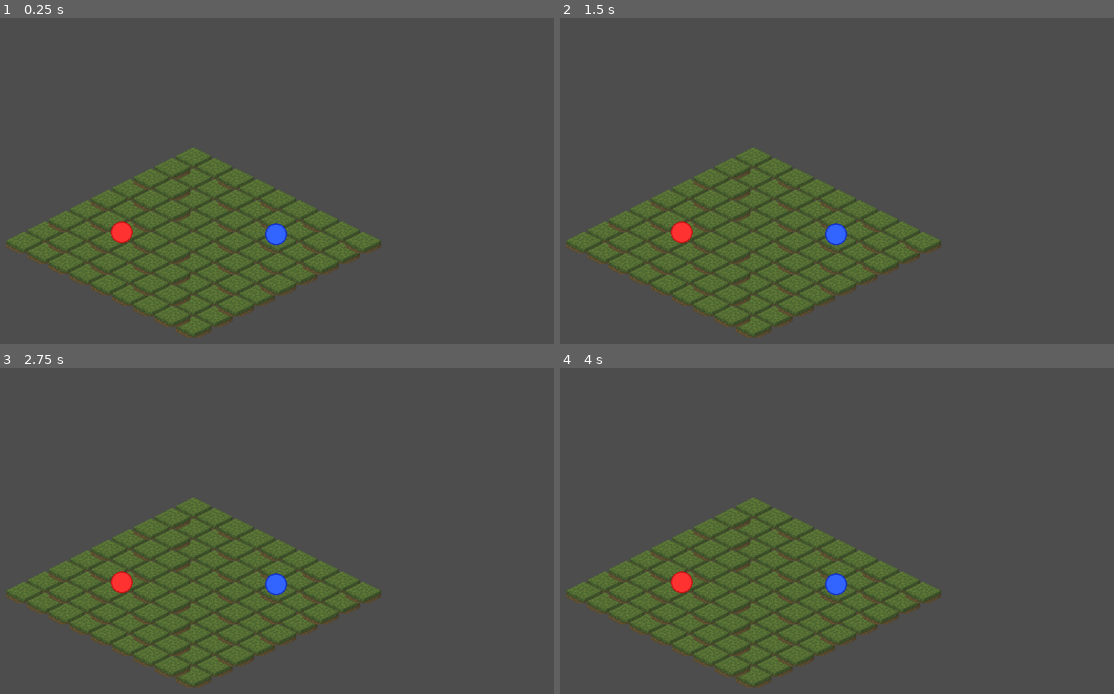
Above: before the commit, frames 1-4 (two rows, left to right).
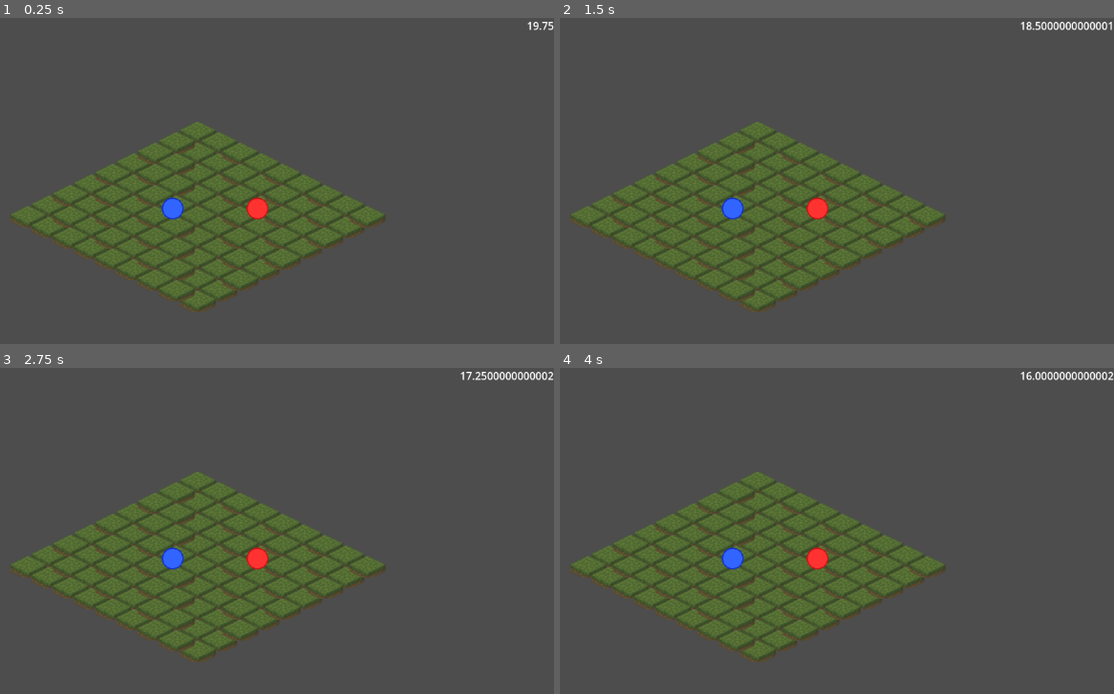
Above: after the commit, the same moments.

Repository: s0ulDirect0r/the-flames-of-creation
Game: Godot game, scene res://battle_grid_(node_2d).tscn
Same seed, same stepped clock (60 frames per second), same inputs: the game is played once before the commit and once after it.
Inputs (mouse positions are in pixels of both pictures, inside the frame that each line leads up to):
- Up to frame 1 (0.25 s): no input
- Up to frame 2 (1.5 s): move the mouse to (897, 210) at 0.52 s; click (897, 210) at 0.67 s; move the mouse to (582, 252) at 1.27 s; click (582, 252) at 1.42 s
- Up to frame 3 (2.75 s): move the mouse to (249, 488) at 2.02 s; click (249, 488) at 2.17 s
- Up to frame 4 (4 s): move the mouse to (692, 667) at 2.77 s; click (692, 667) at 2.92 s; move the mouse to (958, 645) at 3.52 s; click (958, 645) at 3.67 s

The runs differ from the first frame. In frame 1, 16% of the frame differs, in the area x 1-100%, y 1-98%; in frame 2, 16%; in frame 3, 16%; in frame 4, 16%.

Commit message:
added a timer that sets it to enemy turn if it runs out

Diff:
--- a/the-flames-of-creation/battle_grid.gd
+++ b/the-flames-of-creation/battle_grid.gd
@@ -3,23 +3,36 @@
 @onready var terrain_layer = $"TerrainLayer (TileMapLayer)"
 @onready var player = $Player
 @onready var enemy = $Enemy
+@onready var timer_label = $CanvasLayer/Label
 var player_grid_pos = Vector2i(0, 0)
 var enemy_grid_pos = Vector2i(2, 2)
 var current_turn = "player"
 var player_attacked = false
 var player_moved = false
 var enemy_hp = 2
-
+var turn_timer = 20.0
+const max_turn_time = 20.0
 
 # Called when the node enters the scene tree for the first time.
 func _ready() -> void:
 	print("player position: ", player.position)
 	player_grid_pos = terrain_layer.local_to_map(player.position)
+	player.position = terrain_layer.map_to_local(player_grid_pos)
 	print("player_grid_pos: ", player_grid_pos)
 	enemy_grid_pos = terrain_layer.local_to_map(enemy.position)
+	enemy.position = terrain_layer.map_to_local(enemy_grid_pos)
 
 # Called every frame. 'delta' is the elapsed time since the previous frame.
 func _process(delta: float) -> void:
+	if (current_turn == "player"):
+		turn_timer -= delta
+		timer_label.text = str(turn_timer)
+		if turn_timer <= 0:
+			current_turn = "enemy"
+			player_attacked = false
+			player_moved = false
+			turn_timer = max_turn_time
+			enemy_turn()
 	pass
 
 func _unhandled_input(event: InputEvent) -> void:
--- a/the-flames-of-creation/battle_grid_(node_2d).tscn
+++ b/the-flames-of-creation/battle_grid_(node_2d).tscn
@@ -240,19 +240,30 @@
 script = ExtResource("1_tf8sj")
 
 [node name="TerrainLayer (TileMapLayer)" type="TileMapLayer" parent="."]
+position = Vector2(582.4524, 284.6695)
 tile_map_data = PackedByteArray("AAA5AKMEAQAAAAIAAAA5AKQEAQAAAAMAAAA5AKUEAQAAAAQAAAA5AKYEAQAAAAUAAAA6AKIEAQABAAEAAAA6AK …(1536 unchanged characters)…
 tile_set = SubResource("TileSet_ub4wq")
 
 [node name="OverlayLayer (TileMapLayer)" type="TileMapLayer" parent="."]
 z_index = 1
+position = Vector2(582.4524, 284.6695)
 tile_set = SubResource("TileSet_a0tdm")
 
 [node name="Player" type="Sprite2D" parent="."]
-position = Vector2(156, 3)
+position = Vector2(547, 289)
 texture = ExtResource("4_4xv5c")
 
 [node name="Enemy" type="Sprite2D" parent="."]
-position = Vector2(-77, 0)
+position = Vector2(701, 282)
 texture = ExtResource("5_ub4wq")
 
-[node name="Camera2D" type="Camera2D" parent="."]
+[node name="CanvasLayer" type="CanvasLayer" parent="."]
+
+[node name="Label" type="Label" parent="CanvasLayer"]
+anchors_preset = 1
+anchor_left = 1.0
+anchor_right = 1.0
+offset_left = -40.0
+offset_bottom = 23.0
+grow_horizontal = 0
+metadata/_edit_use_anchors_ = true
